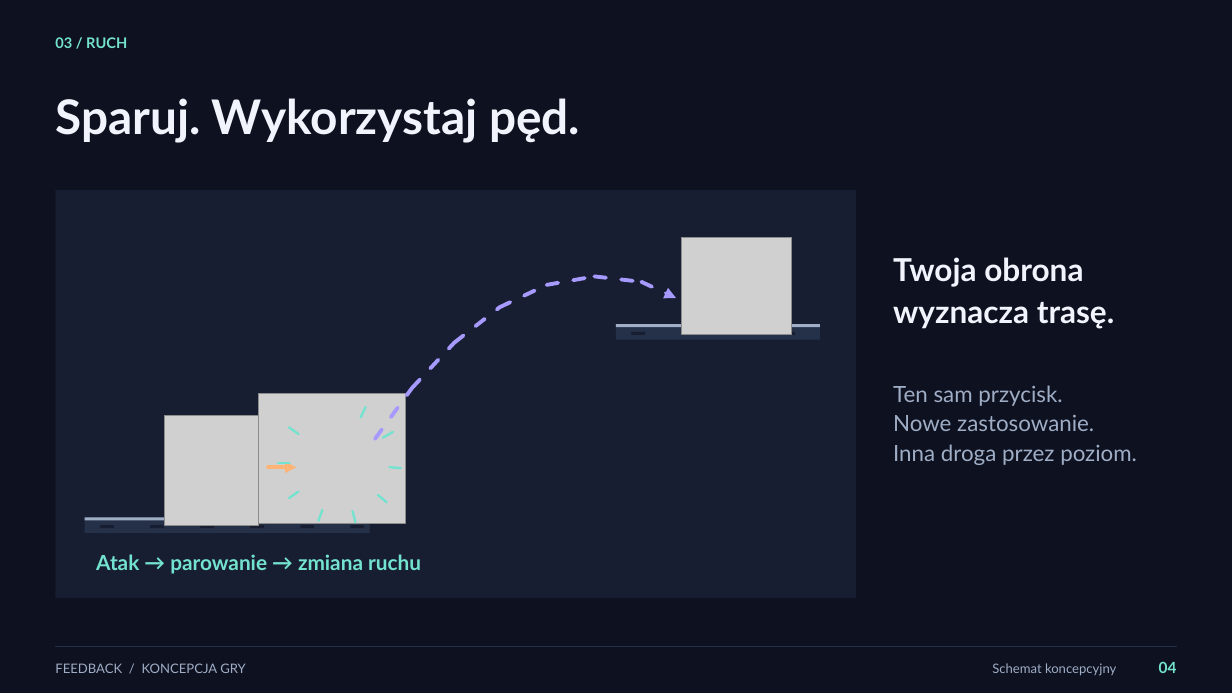
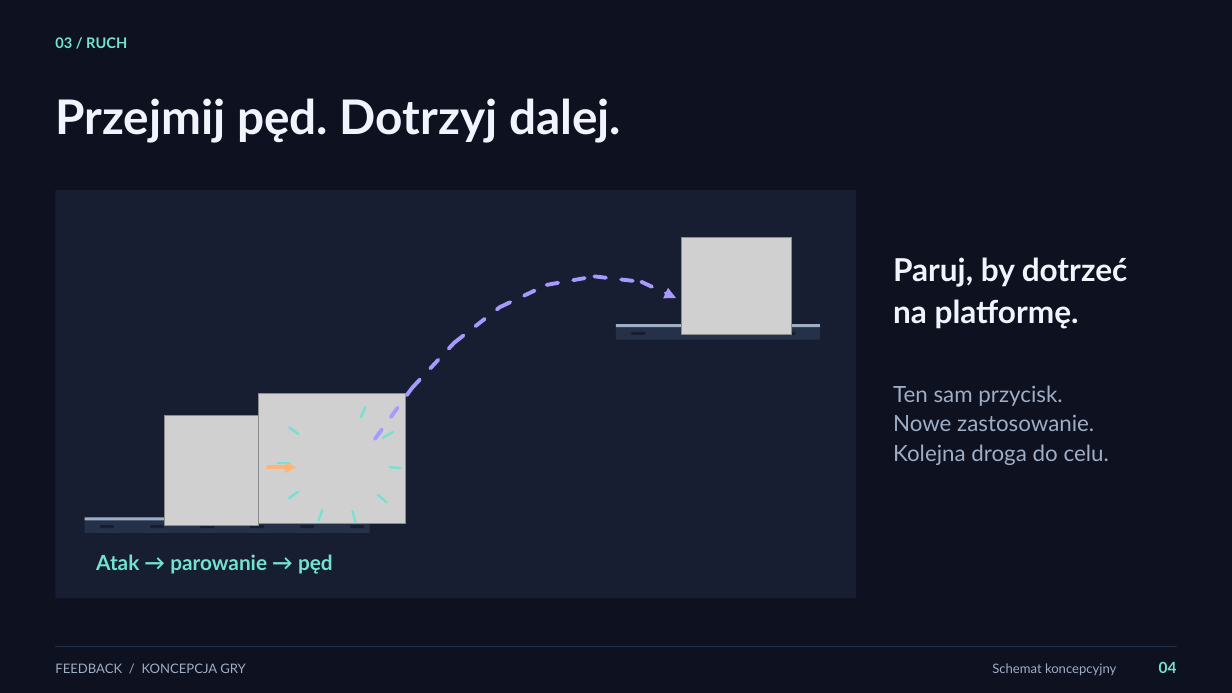
Before and after one commit to 1180779/feedback, a slide deck: slide 4 of psw/pitch_slides/feedback-pitch.pptx. Drawn at 1232x693 pixels with LibreOffice and Linux fonts; fonts in the diff are those of the drawing; grey boxes stand for pictures. Boxes give left, top, right and bottom in pixels: in the first picture for what was removed or moved away, otherwise in the second. Text is boxed around its words. In the diff, an @@ line names an element or a change of style, - is before the commit and + after.

```diff
--- a/psw/pitch_slides/feedback-pitch.pptx
+++ b/psw/pitch_slides/feedback-pitch.pptx
@@ text at bbox=[55, 98, 621, 143]: text changed @@
-Sparuj. Wykorzystaj pęd.
+Przejmij pęd. Dotrzyj dalej.
@@ text at bbox=[893, 257, 1128, 329]: text changed @@
-Twoja obrona
-wyznacza trasę.
+Paruj, by dotrzeć
+na platformę.
@@ text at bbox=[893, 444, 1109, 465]: text changed @@
-Inna droga przez poziom.
+Kolejna droga do celu.
@@ text at bbox=[96, 554, 333, 574]: text changed @@
-Atak → parowanie → zmiana ruchu
+Atak → parowanie → pęd
```
Also in this commit, not shown: 8 other slides changed, 5 other files.
